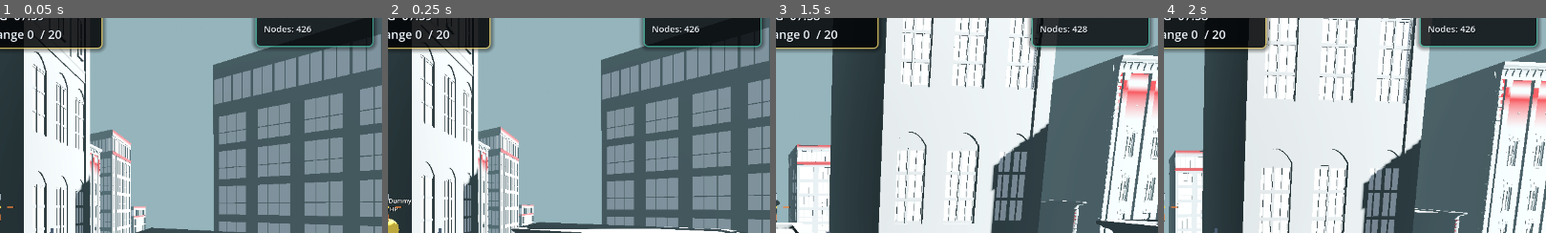
Above: before the commit, frames 1-4 (left to right).
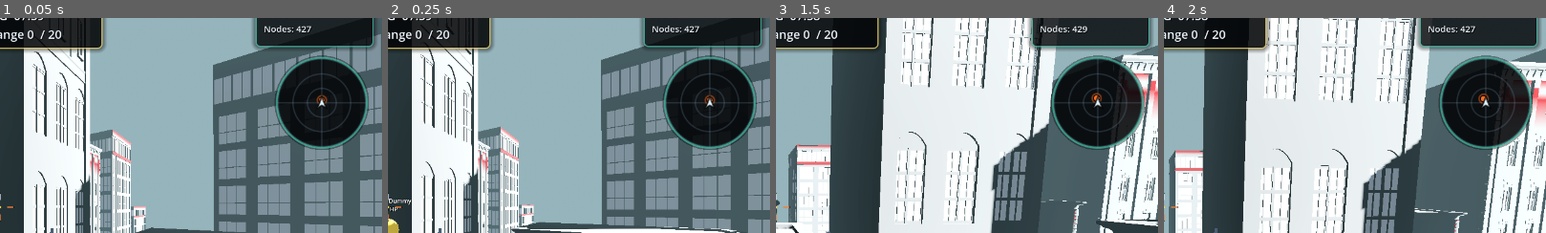
Above: after the commit, the same moments.

Repository: abelhauge/shooter
Game: Godot game, scene res://scenes/game/game_root.tscn
Two runs of this game, one before a commit and one after it. Both use one fixed random seed, a clock stepped at 60 frames per second and the inputs below. This scene is started directly instead of the project's main scene.
Inputs (mouse positions are % of the whole screen's width and height, from its top left):
- Up to frame 1 (0.05 s): no input
- Up to frame 2 (0.25 s): no input
- Up to frame 3 (1.5 s): move the mouse to (72, 45) at 0.52 s; hold D (move_right) 0.53-1.28 s; click (72, 45) at 0.6 s; tap Space (jump) at 0.77 s; move the mouse to (45, 50) at 1.27 s; hold W (move_forward) from 1.28 s (still down); right-click (45, 50) at 1.35 s; click (45, 50) at 1.42 s
- Up to frame 4 (2 s): keep holding W (move_forward); tap Space (jump) at 1.52 s
The pictures show only the part of the screen within x 50-100%, y 6-56%; the shares and areas given below are measured in that part.

The runs differ from the first frame. In frame 1, 8.5% of the frame differs, in the area x 71-97%, y 3-62%; in frame 2, 8.5%; in frame 3, 8.5%, in the area x 71-97%, y 4-62%; in frame 4, 8.5%.

Commit message:
Add enemy minimap HUD

Diff:
--- a/scripts/game/game_root.gd
+++ b/scripts/game/game_root.gd
@@ -3974,6 +3974,10 @@
 		return {"ok": false, "error": "HUD perf readout missing FPS/node count"}
 	if not bool(summary.get("has_feedback_label", false)):
 		return {"ok": false, "error": "HUD feedback label missing"}
+	if not bool(summary.get("has_minimap", false)):
+		return {"ok": false, "error": "HUD minimap missing"}
+	if int(summary.get("minimap_target_count", 0)) < 1:
+		return {"ok": false, "error": "HUD minimap has no enemy targets"}
 	return {"ok": true}
 
 func _run_art_layer_smoke_check() -> Dictionary:
@@ -4127,6 +4131,66 @@
 		hud.bind_player(local_player)
 	if hud.has_method("bind_match_director"):
 		hud.bind_match_director(match_director)
+	if hud.has_method("bind_map_provider"):
+		hud.bind_map_provider(self)
+
+func get_hud_map_snapshot() -> Dictionary:
+	if local_player == null:
+		return {}
+	var local_team_id := _get_local_team_id()
+	return {
+		"local_position": local_player.global_position,
+		"local_yaw": local_player.rotation.y,
+		"local_team_id": local_team_id,
+		"range_m": 85.0,
+		"enemies": _get_hud_map_enemies(local_team_id),
+	}
+
+func _get_local_team_id() -> int:
+	if network_session != null and network_session.is_active():
+		var local_peer_id := network_session.local_peer_id()
+		if _network_player_states.has(local_peer_id):
+			var state: Dictionary = _network_player_states[local_peer_id]
+			return int(state.get("team_id", 1))
+	return 1
+
+func _get_hud_map_enemies(local_team_id: int) -> Array:
+	var enemies := []
+	if network_session != null and network_session.is_active():
+		var local_peer_id := network_session.local_peer_id()
+		for peer_id in _network_player_states.keys():
+			if int(peer_id) == local_peer_id:
+				continue
+			var state: Dictionary = _network_player_states[peer_id]
+			var team_id := int(state.get("team_id", 0))
+			if team_id == local_team_id and not match_director.rules.friendly_fire:
+				continue
+			if not bool(state.get("is_alive", false)):
+				continue
+			enemies.append({
+				"peer_id": int(peer_id),
+				"team_id": team_id,
+				"position": state.get("position", Vector3.ZERO),
+			})
+		return enemies
+	_append_hud_map_dummy(enemies, _balance_dummy)
+	for group_name in ["combat_dummies", "balance_dummies"]:
+		for dummy in get_tree().get_nodes_in_group(group_name):
+			if dummy == _balance_dummy:
+				continue
+			_append_hud_map_dummy(enemies, dummy)
+	return enemies
+
+func _append_hud_map_dummy(enemies: Array, dummy: Variant) -> void:
+	if dummy == null or not is_instance_valid(dummy) or not (dummy is Node3D):
+		return
+	if dummy is DummyTarget and (dummy as DummyTarget).current_health <= 0.0:
+		return
+	enemies.append({
+		"peer_id": 0,
+		"team_id": 2,
+		"position": (dummy as Node3D).global_position,
+	})
 
 func _start_offline_match() -> void:
 	if active_map != null and active_map.has_method("get_spawn_points"):
--- a/scripts/ui/hud_controller.gd
+++ b/scripts/ui/hud_controller.gd
@@ -1,8 +1,10 @@
 extends CanvasLayer
 
 const SNIPER_SCOPE_OVERLAY_SCRIPT := preload("res://scripts/ui/sniper_scope_overlay.gd")
+const HUD_MINIMAP_SCRIPT := preload("res://scripts/ui/hud_minimap.gd")
 
 var _player: PlayerController
+var _map_provider: Node
 var _root: Control
 var _debug_label: Label
 var _combat_label: Label
@@ -11,6 +13,7 @@
 var _perf_label: Label
 var _crosshair_root: Control
 var _sniper_scope_overlay: Control
+var _mini_map
 var _feedback_timer := 0.0
 var _match_director: MatchDirector
 
@@ -26,11 +29,15 @@
 func bind_match_director(match_director: MatchDirector) -> void:
 	_match_director = match_director
 
+func bind_map_provider(map_provider: Node) -> void:
+	_map_provider = map_provider
+
 func get_runtime_smoke_summary() -> Dictionary:
 	_update_debug()
 	_update_combat()
 	_update_match()
 	_update_perf()
+	_update_minimap()
 	_update_sniper_scope_overlay()
 	return {
 		"debug_text": _debug_label.text,
@@ -39,6 +46,9 @@
 		"perf_text": _perf_label.text,
 		"has_feedback_label": _feedback_label != null,
 		"crosshair_visible": _crosshair_root.visible if _crosshair_root != null else false,
+		"has_minimap": _mini_map != null,
+		"minimap_target_count": _mini_map.get_target_count() if _mini_map != null else 0,
+		"minimap_range_m": _mini_map.get_range_m() if _mini_map != null else 0.0,
 		"sniper_scope_visible": _sniper_scope_overlay.visible if _sniper_scope_overlay != null else false,
 		"sniper_scope_progress": _sniper_scope_overlay.call("get_scope_progress") if _sniper_scope_overlay != null else 0.0,
 	}
@@ -52,6 +62,7 @@
 	_update_combat()
 	_update_match()
 	_update_perf()
+	_update_minimap()
 	_update_sniper_scope_overlay()
 	_feedback_label.visible = _feedback_timer > 0.0
 
@@ -93,6 +104,13 @@
 		Color(0.28, 0.78, 0.68, 0.72),
 		15
 	)
+
+	_mini_map = HUD_MINIMAP_SCRIPT.new()
+	_mini_map.name = "EnemyMiniMap"
+	_mini_map.set_anchors_preset(Control.PRESET_TOP_LEFT)
+	_mini_map.custom_minimum_size = Vector2(164.0, 164.0)
+	_mini_map.size = Vector2(164.0, 164.0)
+	_root.add_child(_mini_map)
 
 	_feedback_label = Label.new()
 	_feedback_label.name = "FeedbackLabel"
@@ -144,6 +162,13 @@
 	if _feedback_label != null:
 		_feedback_label.position = viewport_size * 0.5 + Vector2(-120.0, -62.0)
 		_feedback_label.size = Vector2(240.0, 44.0)
+	if _mini_map != null:
+		var map_size := clampf(viewport_size.x * 0.13, 136.0, 172.0)
+		_mini_map.size = Vector2(map_size, map_size)
+		_mini_map.position = Vector2(
+			maxf(18.0, viewport_size.x - map_size - 18.0),
+			102.0 if viewport_size.y >= 640.0 else 92.0
+		)
 
 func _add_readout_panel(position: Vector2, size: Vector2, color: Color, border_color: Color, font_size: int) -> Label:
 	var panel := PanelContainer.new()
@@ -243,6 +268,14 @@
 		int(Performance.get_monitor(Performance.OBJECT_NODE_COUNT)),
 	]
 
+func _update_minimap() -> void:
+	if _mini_map == null:
+		return
+	var snapshot := {}
+	if _map_provider != null and is_instance_valid(_map_provider) and _map_provider.has_method("get_hud_map_snapshot"):
+		snapshot = _map_provider.call("get_hud_map_snapshot")
+	_mini_map.set_snapshot(snapshot)
+
 func _update_sniper_scope_overlay() -> void:
 	if _sniper_scope_overlay == null or _crosshair_root == null:
 		return
--- /dev/null
+++ b/scripts/ui/hud_minimap.gd
@@ -0,0 +1,79 @@
+class_name HudMiniMap
+extends Control
+
+const BLUE_COLOR := Color(0.30, 0.62, 1.0, 1.0)
+const ORANGE_COLOR := Color(1.0, 0.43, 0.13, 1.0)
+const SELF_COLOR := Color(0.88, 0.96, 1.0, 1.0)
+const MAP_BG := Color(0.012, 0.018, 0.026, 0.82)
+const MAP_GRID := Color(0.62, 0.78, 0.92, 0.18)
+const MAP_BORDER := Color(0.28, 0.78, 0.68, 0.70)
+
+@export var fallback_range_m := 80.0
+
+var _snapshot := {}
+
+func _ready() -> void:
+	mouse_filter = Control.MOUSE_FILTER_IGNORE
+
+func set_snapshot(snapshot: Dictionary) -> void:
+	_snapshot = snapshot
+	queue_redraw()
+
+func get_target_count() -> int:
+	return (_snapshot.get("enemies", []) as Array).size()
+
+func get_range_m() -> float:
+	return maxf(1.0, float(_snapshot.get("range_m", fallback_range_m)))
+
+func _draw() -> void:
+	var map_size := minf(size.x, size.y)
+	if map_size <= 2.0:
+		return
+	var center := size * 0.5
+	var radius := map_size * 0.44
+	var range_m := get_range_m()
+	draw_circle(center, radius + 6.0, Color(0.0, 0.0, 0.0, 0.38))
+	draw_circle(center, radius + 2.0, MAP_BG)
+	for ring_scale in [0.33, 0.66, 1.0]:
+		draw_arc(center, radius * ring_scale, 0.0, TAU, 96, MAP_GRID, 1.0, true)
+	draw_line(center + Vector2(-radius, 0.0), center + Vector2(radius, 0.0), MAP_GRID, 1.0, true)
+	draw_line(center + Vector2(0.0, -radius), center + Vector2(0.0, radius), MAP_GRID, 1.0, true)
+	draw_arc(center, radius + 2.0, 0.0, TAU, 96, MAP_BORDER, 2.0, true)
+
+	var local_position: Vector3 = _snapshot.get("local_position", Vector3.ZERO)
+	var local_yaw := float(_snapshot.get("local_yaw", 0.0))
+	var enemies: Array = _snapshot.get("enemies", [])
+	for enemy in enemies:
+		if not (enemy is Dictionary):
+			continue
+		var enemy_position: Vector3 = enemy.get("position", Vector3.ZERO)
+		var relative := Vector2(enemy_position.x - local_position.x, enemy_position.z - local_position.z)
+		var distance_m := relative.length()
+		if distance_m <= 0.01:
+			continue
+		var local_relative := relative.rotated(local_yaw)
+		var clamped := local_relative
+		if clamped.length() > range_m:
+			clamped = clamped.normalized() * range_m
+		var dot_position := center + clamped * (radius / range_m)
+		var alpha := 1.0 if distance_m <= range_m else 0.58
+		var team_id := int(enemy.get("team_id", 2))
+		var dot_color := ORANGE_COLOR if team_id != 1 else BLUE_COLOR
+		dot_color.a = alpha
+		draw_circle(dot_position, 6.5, Color(0.0, 0.0, 0.0, 0.60 * alpha))
+		draw_circle(dot_position, 4.5, dot_color)
+		draw_arc(dot_position, 7.5, 0.0, TAU, 24, Color(dot_color.r, dot_color.g, dot_color.b, 0.45 * alpha), 1.5, true)
+
+	_draw_player_marker(center)
+
+func _draw_player_marker(center: Vector2) -> void:
+	var points := PackedVector2Array([
+		center + Vector2(0.0, -10.0),
+		center + Vector2(7.0, 8.0),
+		center + Vector2(0.0, 4.5),
+		center + Vector2(-7.0, 8.0),
+	])
+	draw_colored_polygon(points, SELF_COLOR)
+	var outline := PackedVector2Array(points)
+	outline.append(points[0])
+	draw_polyline(outline, Color(0.0, 0.0, 0.0, 0.72), 1.5, true)
--- /dev/null
+++ b/tools/validate_hud_minimap.gd
@@ -0,0 +1,60 @@
+extends SceneTree
+
+const GAME_ROOT_SCENE := preload("res://scenes/game/game_root.tscn")
+const OUTPUT_PATH := "res://docs/verification/screenshots/hud_enemy_minimap.png"
+
+func _initialize() -> void:
+	_validate.call_deferred()
+
+func _validate() -> void:
+	root.size = Vector2i(1280, 720)
+	var game := GAME_ROOT_SCENE.instantiate()
+	root.add_child(game)
+	for _index in range(20):
+		await process_frame
+
+	if game.hud == null or not game.hud.has_method("get_runtime_smoke_summary"):
+		push_error("HUD minimap validation failed: missing HUD summary")
+		quit(1)
+		return
+	var summary: Dictionary = game.hud.get_runtime_smoke_summary()
+	if not bool(summary.get("has_minimap", false)):
+		push_error("HUD minimap validation failed: minimap missing")
+		quit(1)
+		return
+	if int(summary.get("minimap_target_count", 0)) < 1:
+		push_error("HUD minimap validation failed: no enemy target on map: %s" % str(summary))
+		quit(1)
+		return
+	var minimap := game.hud.get_node_or_null("HudRoot/EnemyMiniMap") as Control
+	if minimap == null:
+		push_error("HUD minimap validation failed: EnemyMiniMap node missing")
+		quit(1)
+		return
+	var viewport_size := root.get_visible_rect().size
+	var map_rect := Rect2(minimap.get_global_transform_with_canvas().origin, minimap.size)
+	var expected_top_right := viewport_size.x - map_rect.end.x <= 20.0 and map_rect.position.y >= 90.0
+	if not expected_top_right:
+		push_error("HUD minimap validation failed: unexpected placement %s viewport=%s" % [str(map_rect), str(viewport_size)])
+		quit(1)
+		return
+
+	if DisplayServer.get_name() == "headless":
+		print("HUD_MINIMAP_VALIDATION_PASS targets=%d range=%.1f screenshot=skipped-headless" % [
+			int(summary.get("minimap_target_count", 0)),
+			float(summary.get("minimap_range_m", 0.0)),
+		])
+		quit(0)
+		return
+	await RenderingServer.frame_post_draw
+	var error := root.get_texture().get_image().save_png(ProjectSettings.globalize_path(OUTPUT_PATH))
+	if error != OK:
+		push_error("HUD minimap validation failed to save screenshot: %s" % error_string(error))
+		quit(1)
+		return
+	print("HUD_MINIMAP_VALIDATION_PASS targets=%d range=%.1f screenshot=%s" % [
+		int(summary.get("minimap_target_count", 0)),
+		float(summary.get("minimap_range_m", 0.0)),
+		OUTPUT_PATH,
+	])
+	quit(0)
